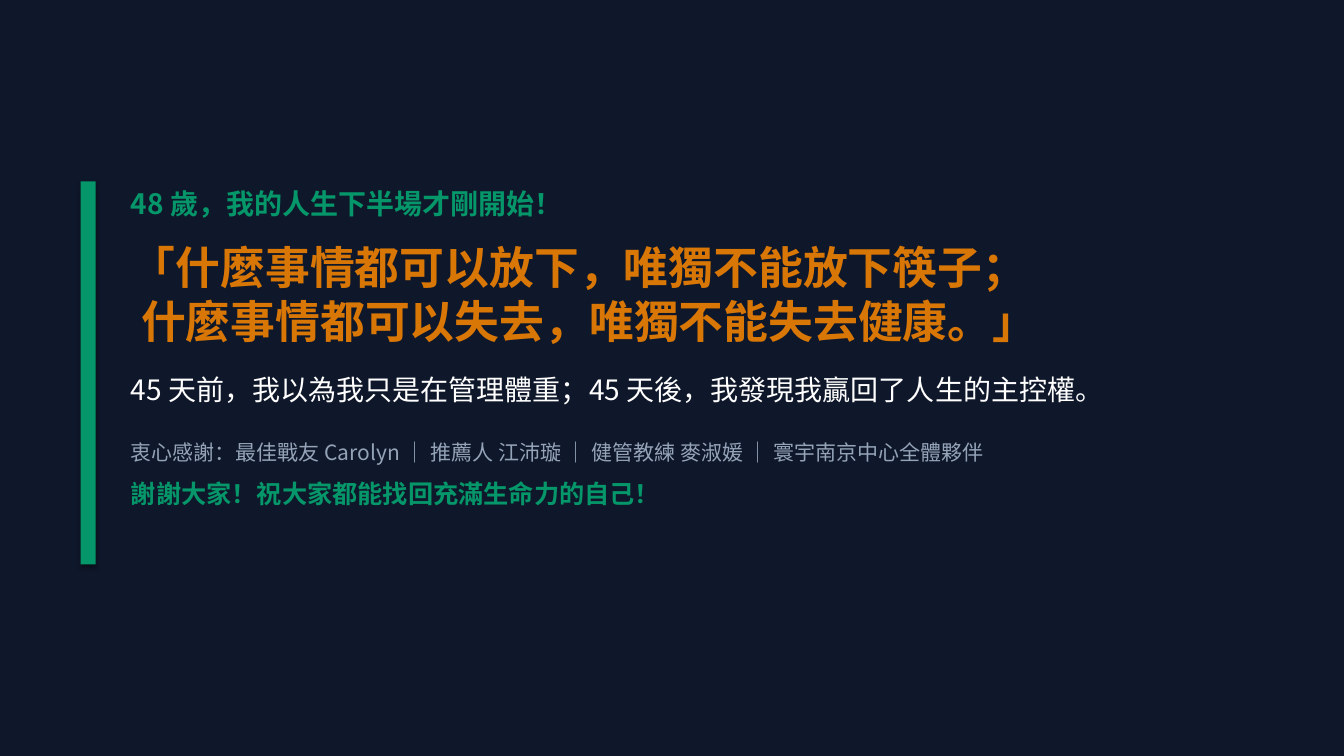
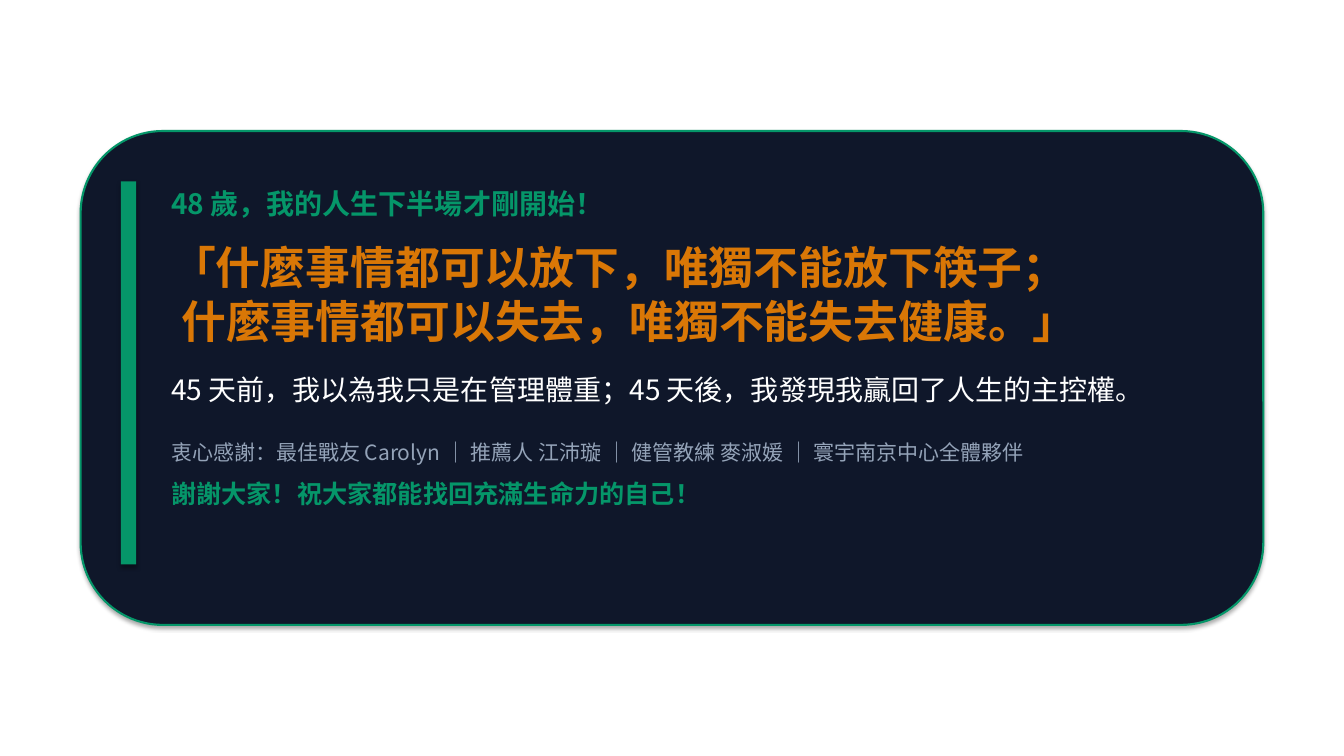
Before and after one commit to garfiwang/health-management-45days, a slide deck: slide 11 of 健管45天英雄旅程分享-王執定.pptx. Drawn at 1344x756 pixels with LibreOffice and Linux fonts; fonts in the diff are those of the drawing; background and template pictures are left out. Boxes give left, top, right and bottom in pixels: in the first picture for what was removed or moved away, otherwise in the second. Text is boxed around its words. In the diff, an @@ line names an element or a change of style, - is before the commit and + after.

```diff
--- a/健管45天英雄旅程分享-王執定.pptx
+++ b/健管45天英雄旅程分享-王執定.pptx
@@ rectangle removed at (0,0,1344,756) @@
@@ rounded rectangle added at (81,131,1263,625), fill #0F172A, outline #059669 1.5 pt @@
@@ rectangle: place and size @@
-rectangle at (81,181,96,565)
+rectangle at (121,181,136,565)
@@ text "48 歲，我的人生下半場才剛開始！": place and size @@
-text "48 歲，我的人生下半場才剛開始！" at (131,190,1104,505)
+text "48 歲，我的人生下半場才剛開始！" at (171,190,1144,505)
```
Also in this commit, not shown: 10 other slides changed, 5 other files.
